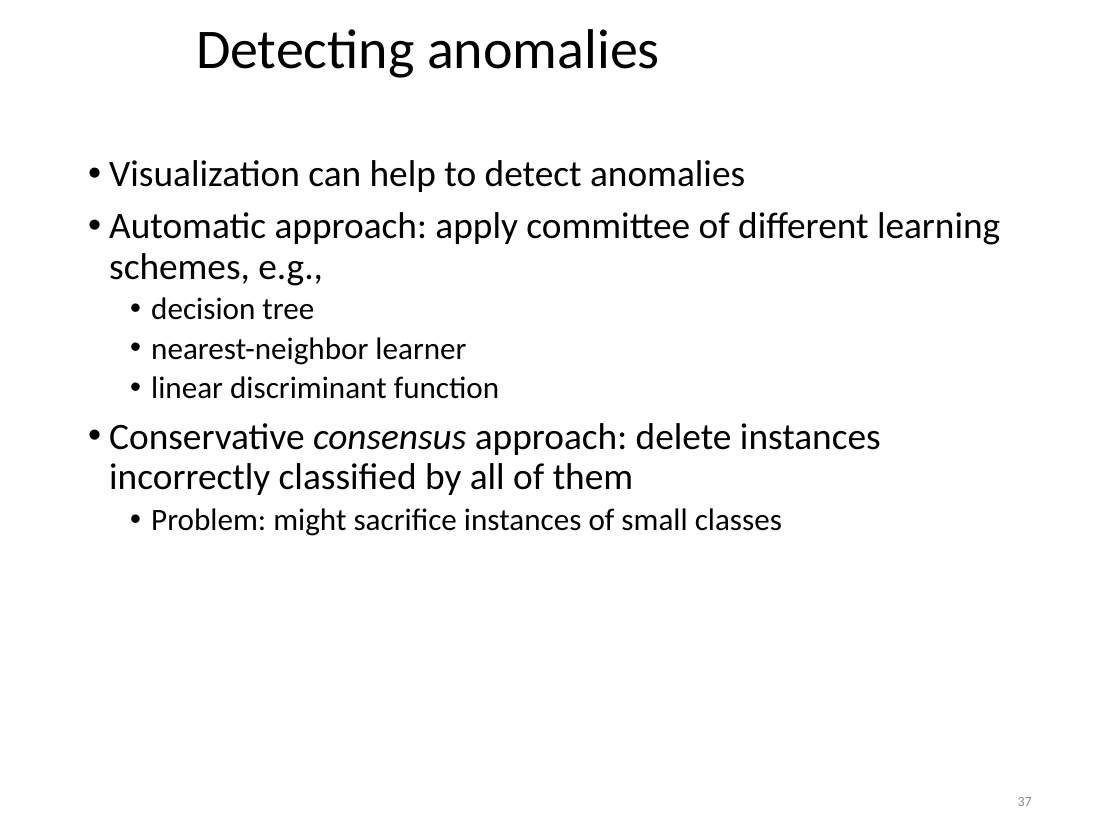
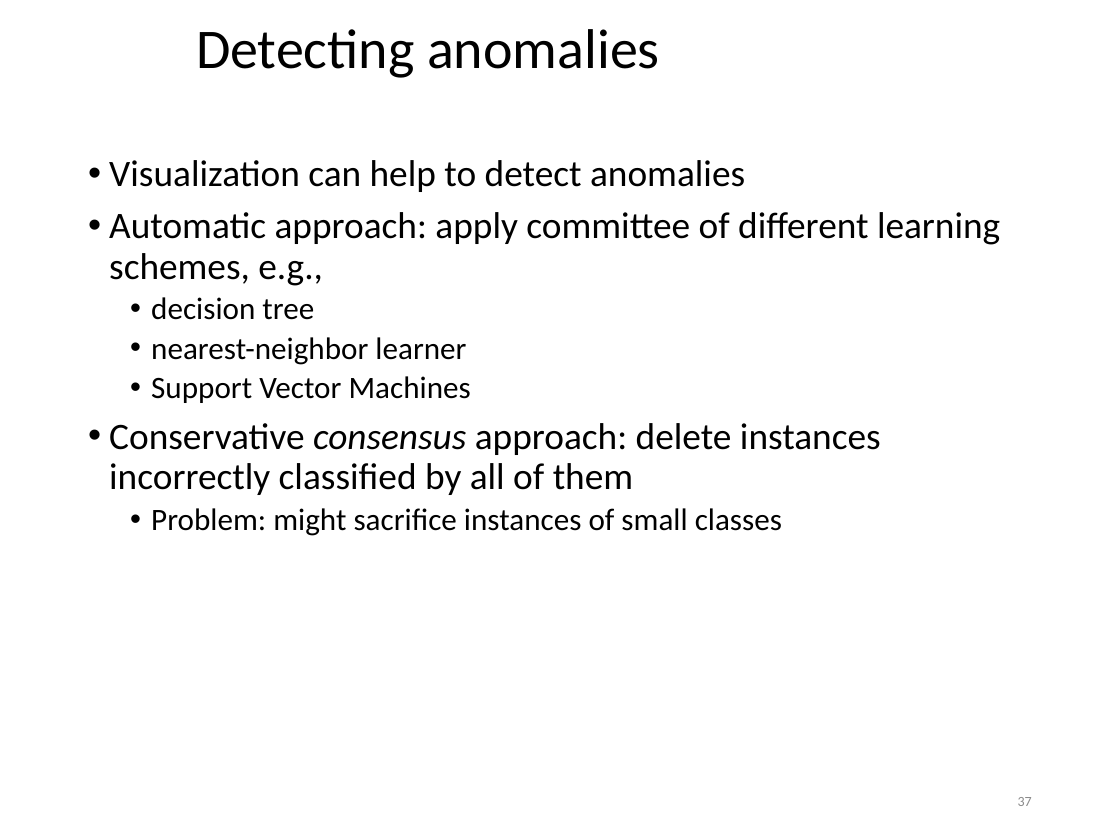
Before and after one commit to khaledmrasheed/khaledmrasheed.github.io, a slide deck: slide 37 of DMcourse/Chapter8.pptx. Drawn at 1120x840 pixels with LibreOffice and Linux fonts; fonts in the diff are those of the drawing. Boxes give left, top, right and bottom in pixels: in the first picture for what was removed or moved away, otherwise in the second. Text is boxed around its words. In the diff, an @@ line names an element or a change of style, - is before the commit and + after.

```diff
--- a/DMcourse/Chapter8.pptx
+++ b/DMcourse/Chapter8.pptx
@@ text at (151,376,471,403): text changed @@
-  • linear discriminant function
+  • Support Vector Machines
```
Also in this commit, not shown: 1 other slide changed.
